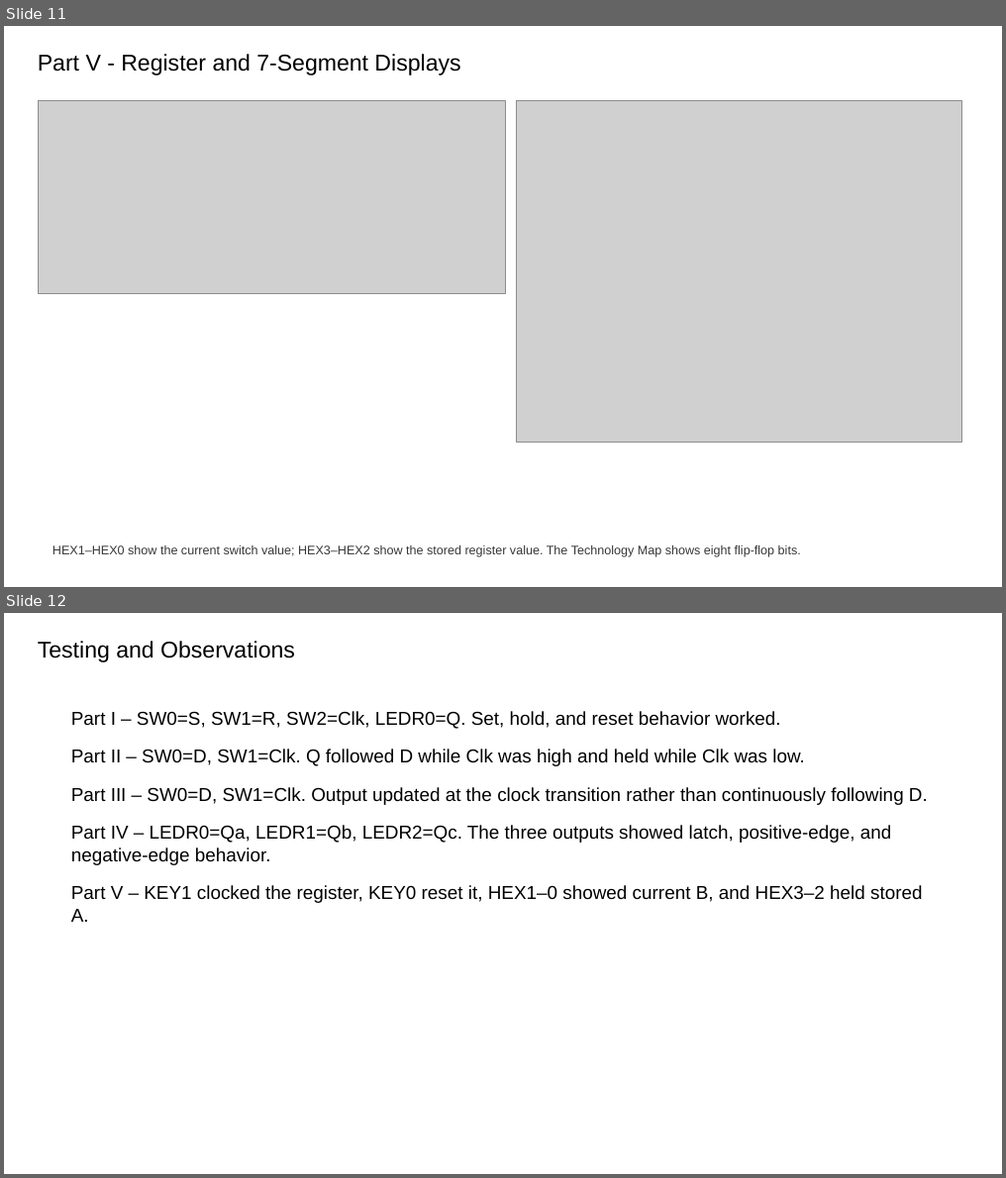
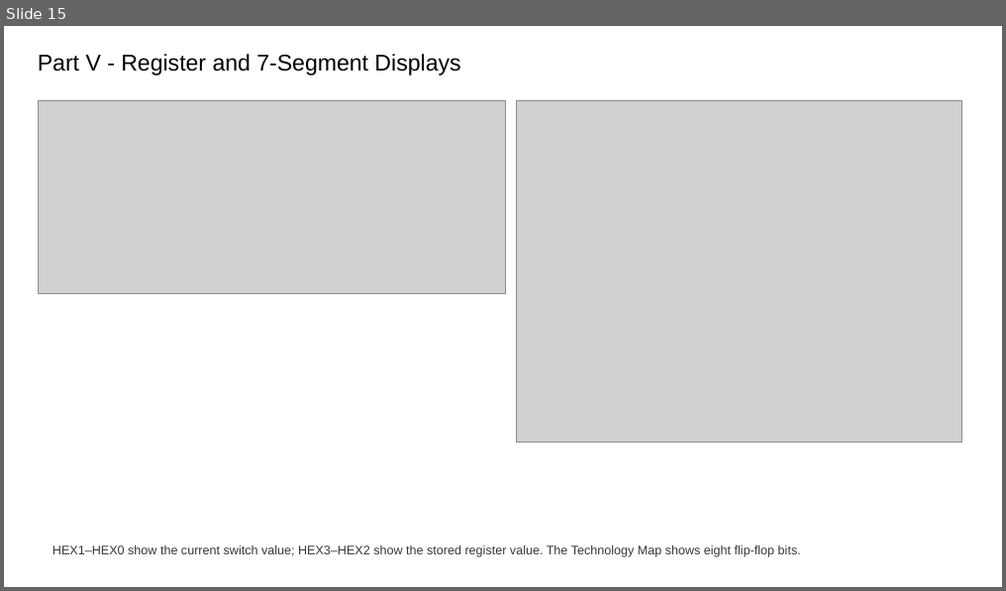
Before and after one commit to hkhorsheed/ENCE_3100_Haval_Khorsheed_2026, a slide deck: ToggleLED/ToggleLED/Lab_III_ENCE_3100_Report.pptx. Shown one above the other, each under a label of ours: slides 11 and 12 before the commit, slide 15 after it. The pictures are 1006x1178 and 1006x591 pixels, drawn with LibreOffice and Linux fonts; fonts in the diff are those of the drawing; grey boxes stand for pictures. Boxes give left, top, right and bottom in pixels: in the first picture for what was removed or moved away, otherwise in the second. Text is boxed around its words. In the diff, an @@ line names an element or a change of style, - is before the commit and + after.

```diff
--- a/ToggleLED/ToggleLED/Lab_III_ENCE_3100_Report.pptx
+++ b/ToggleLED/ToggleLED/Lab_III_ENCE_3100_Report.pptx
@@ slide 12 removed at bbox=[4, 613, 1002, 1174], background #FFFFFF @@
@@ text removed at bbox=[38, 641, 295, 663] @@
-Testing and Observations
@@ text removed at bbox=[71, 711, 928, 922] @@
-Part I – SW0=S, SW1=R, SW2=Clk, LEDR0=Q. Set, hold, and reset behavior worked.
-Part II – SW0=D, SW1=Clk. Q followed D while Clk was high and held while Clk was low.
-Part III – SW0=D, SW1=Clk. Output updated at the clock transition rather than continuously following D.
-Part IV – LEDR0=Qa, LEDR1=Qb, LEDR2=Qc. The three outputs showed latch, positive-edge, and negative-edge behavior.
-Part V – KEY1 clocked the register, KEY0 reset it, HEX1–0 showed current B, and HEX3–2 held stored A.
@@ what was slide 11 is now slide 15 @@
```
Also in this commit, not shown: 1 slide changed, 5 slides added, 1 other file.
